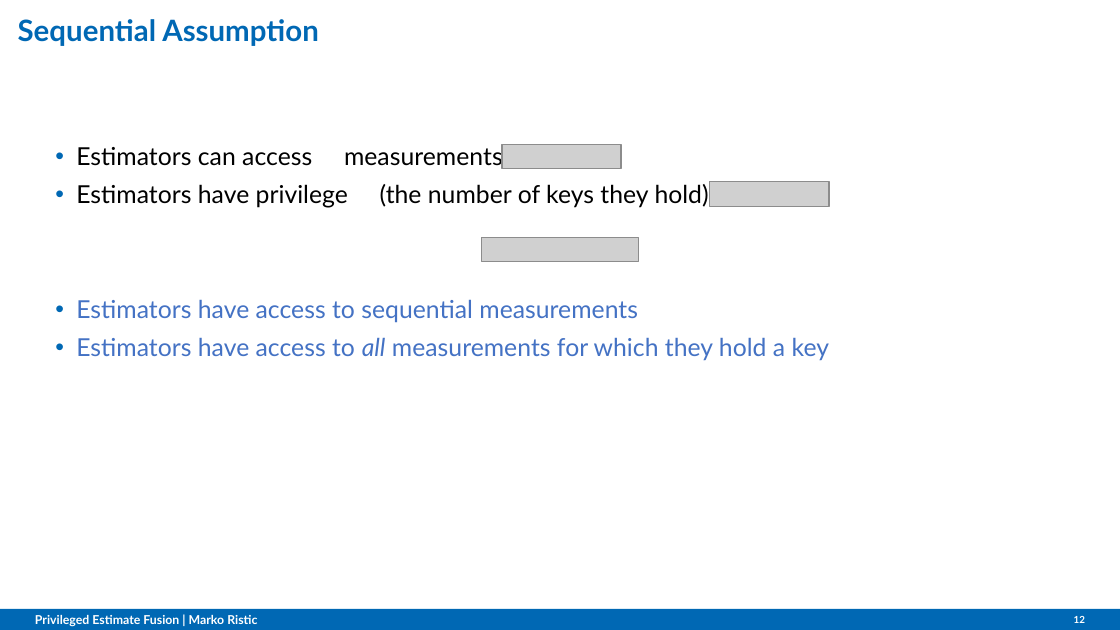
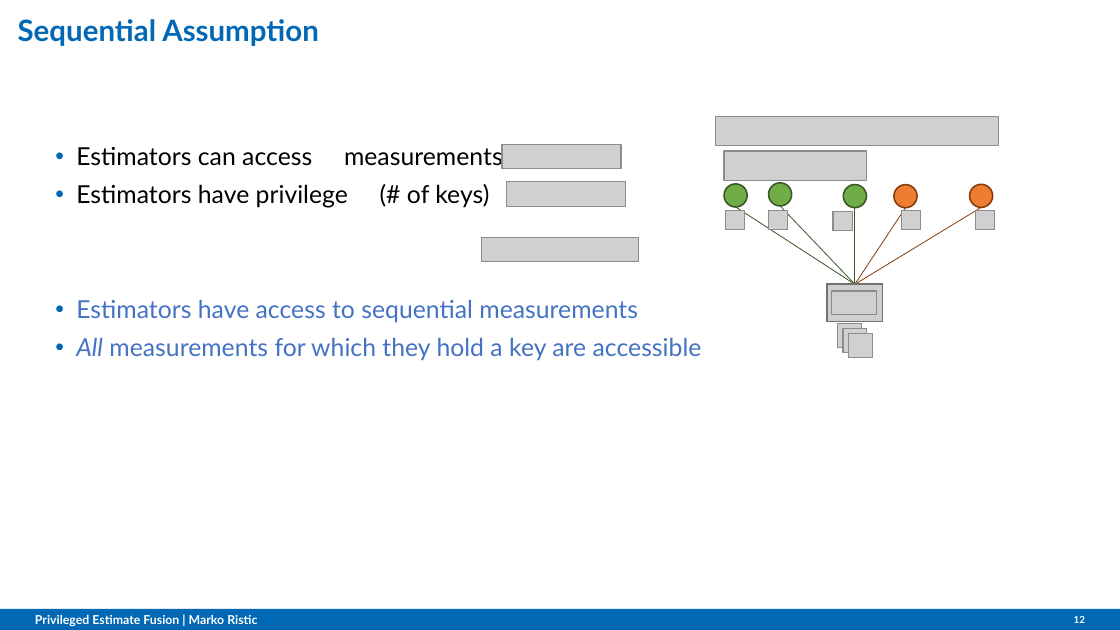
Before and after one commit to omubtcezq/PrivilegedFusion, a slide deck: slide 12 of cdc2022_presentation/Privileged_Estimate_Fusion_With_Correlated_Gaussian_Keystreams.pptx. Drawn at 1120x630 pixels with LibreOffice and Linux fonts; fonts in the diff are those of the drawing; grey boxes stand for pictures; background and template pictures are left out. Boxes give left, top, right and bottom in pixels: in the first picture for what was removed or moved away, otherwise in the second. Text is boxed around its words. In the diff, an @@ line names an element or a change of style, - is before the commit and + after.

```diff
--- a/cdc2022_presentation/Privileged_Estimate_Fusion_With_Correlated_Gaussian_Keystreams.pptx
+++ b/cdc2022_presentation/Privileged_Estimate_Fusion_With_Correlated_Gaussian_Keystreams.pptx
@@ group added at <box>716,116,999,357</box>: 11 pictures, 5 ellipses, 5 lines, 1 rectangle @@
@@ text at <box>76,184,489,208</box>: text changed @@
-• Estimators have privilege (the number of keys they hold)
+• Estimators have privilege (# of keys)
@@ picture: place and size @@
-picture at <box>710,181,830,206</box>
+picture at <box>506,181,626,206</box>
@@ text at <box>76,337,702,361</box>: text changed @@
-• Estimators have access to all measurements for which they hold a key
+• All measurements for which they hold a key are accessible
```
Also in this commit, not shown: 12 other slides changed, 1 other file.
